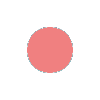
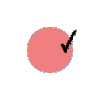
Layers edited between the first and the second 100x100 image:
painted on "Background" over [60, 29, 77, 54]
